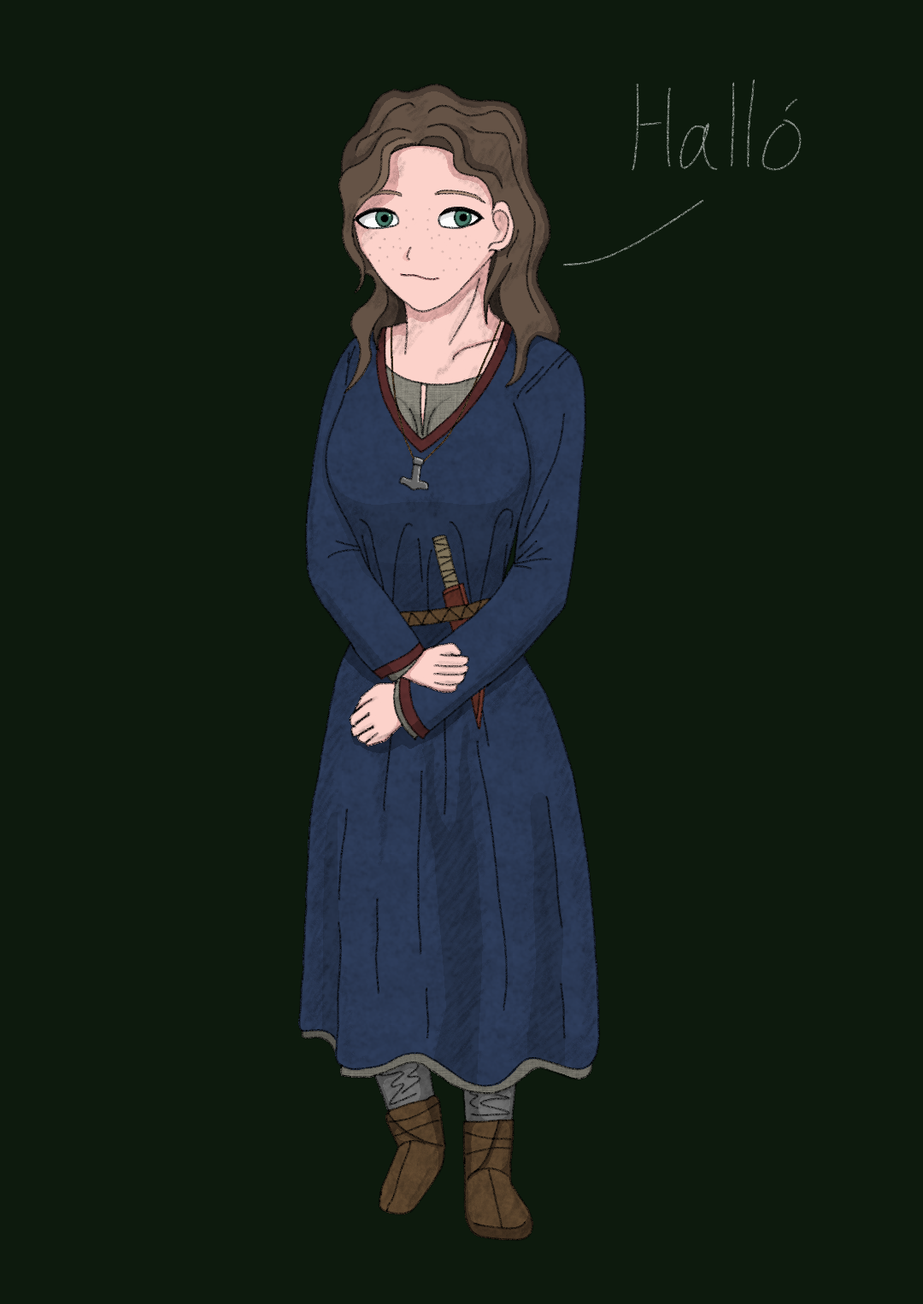
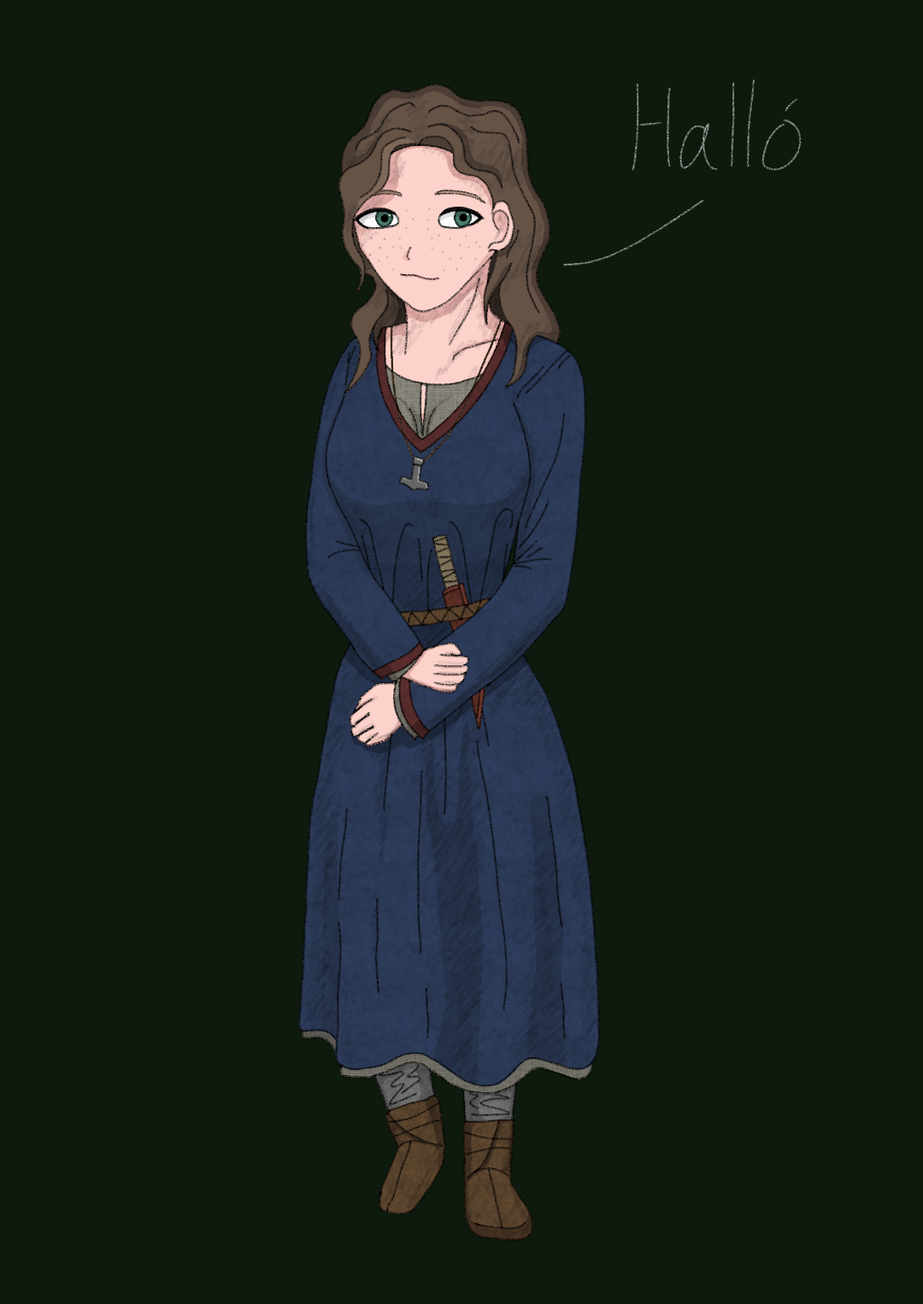
Two versions of the same layered image (923x1304). Layer-by-layer changes:
painted on "color" over (358, 210, 472, 229)
hid "background" over (358, 210, 472, 229)
